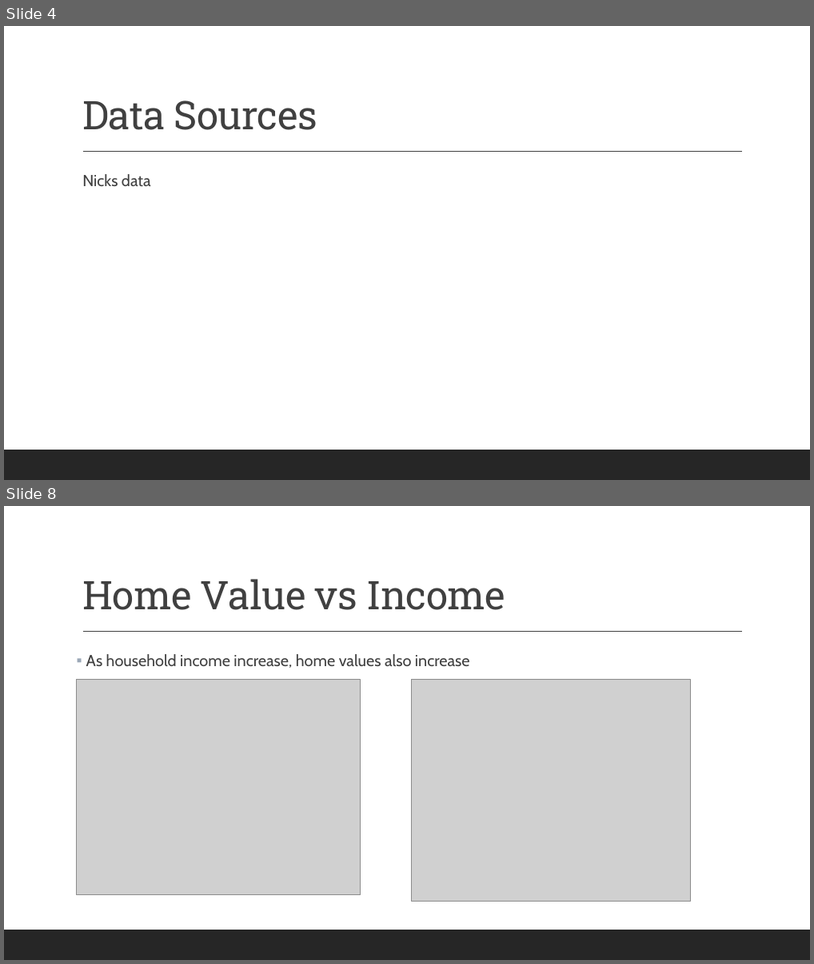
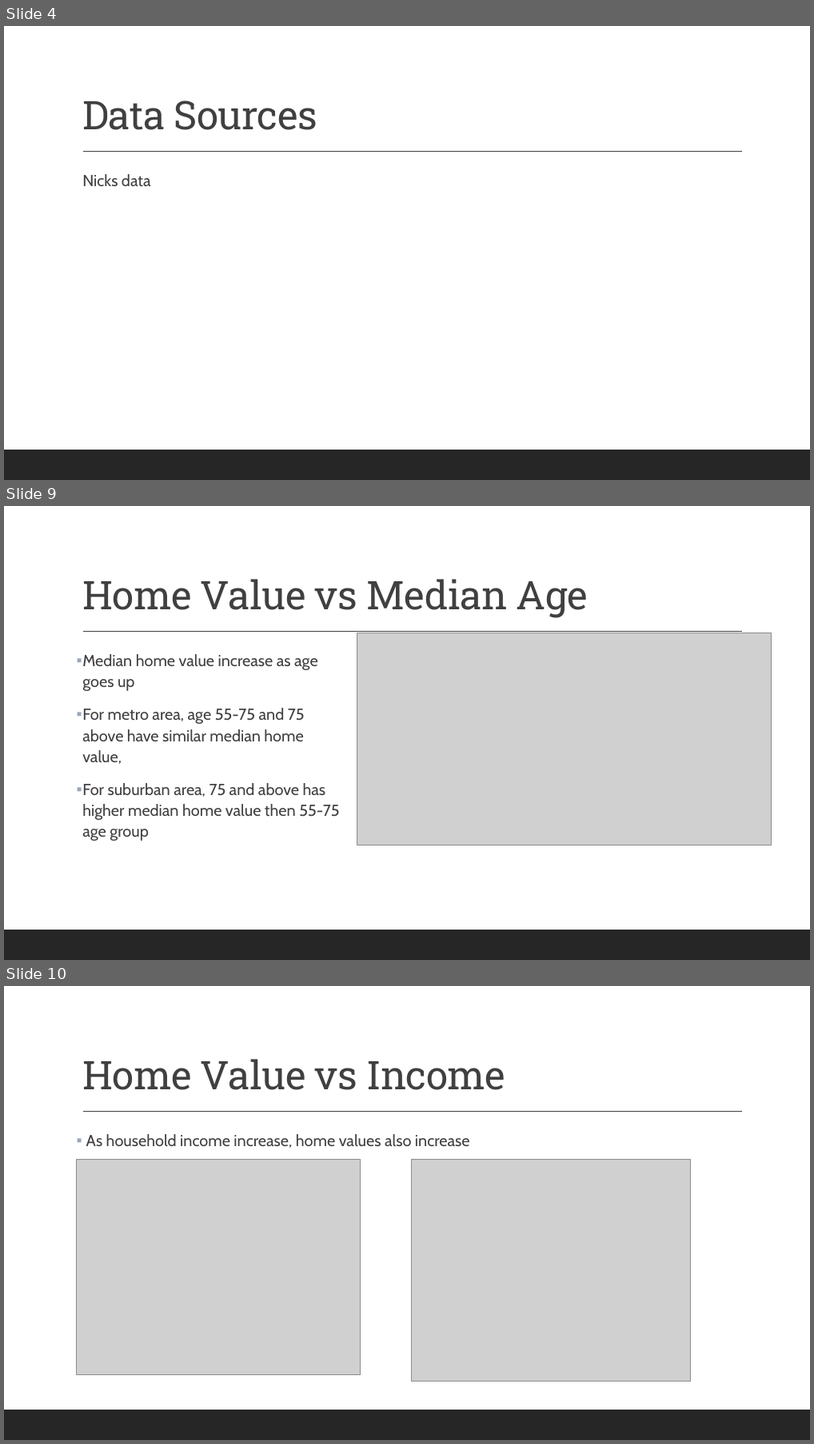
Before and after one commit to againzer/HousingPricesProject, a slide deck: Housing Price Analysis.pptx. Shown one above the other, each under a label of ours: slides 4 and 8 before the commit, slides 4, 9 and 10 after it; the slides between them are not shown. The pictures are 814x964 and 814x1444 pixels, drawn with LibreOffice and Linux fonts; fonts in the diff are those of the drawing; grey boxes stand for pictures. Boxes give left, top, right and bottom in pixels: in the first picture for what was removed or moved away, otherwise in the second. Text is boxed around its words. In the diff, an @@ line names an element or a change of style, - is before the commit and + after.

```diff
--- a/Housing Price Analysis.pptx
+++ b/Housing Price Analysis.pptx
@@ slide 9 added at (4, 506, 810, 960), background #FFFFFF; not listed: 2 template elements that a slide beside it also shows @@
@@ title added at (82, 579, 588, 618), 47 pt, text #404040 @@
+Home Value vs Median Age
@@ picture added at (358, 632, 772, 844) @@
@@ text added at (82, 654, 339, 840), 19 pt, text #404040 @@
+▪ Median home value increase as age goes up
+▪ For metro area, age 55-75 and 75 above have similar median home value,
+▪ For suburban area, 75 and above has higher median home value then 55-75 age group
@@ what was slide 8 is now slide 10 @@
```
Also in this commit, not shown: 3 slides changed, 1 other slide added, 1 other file.
